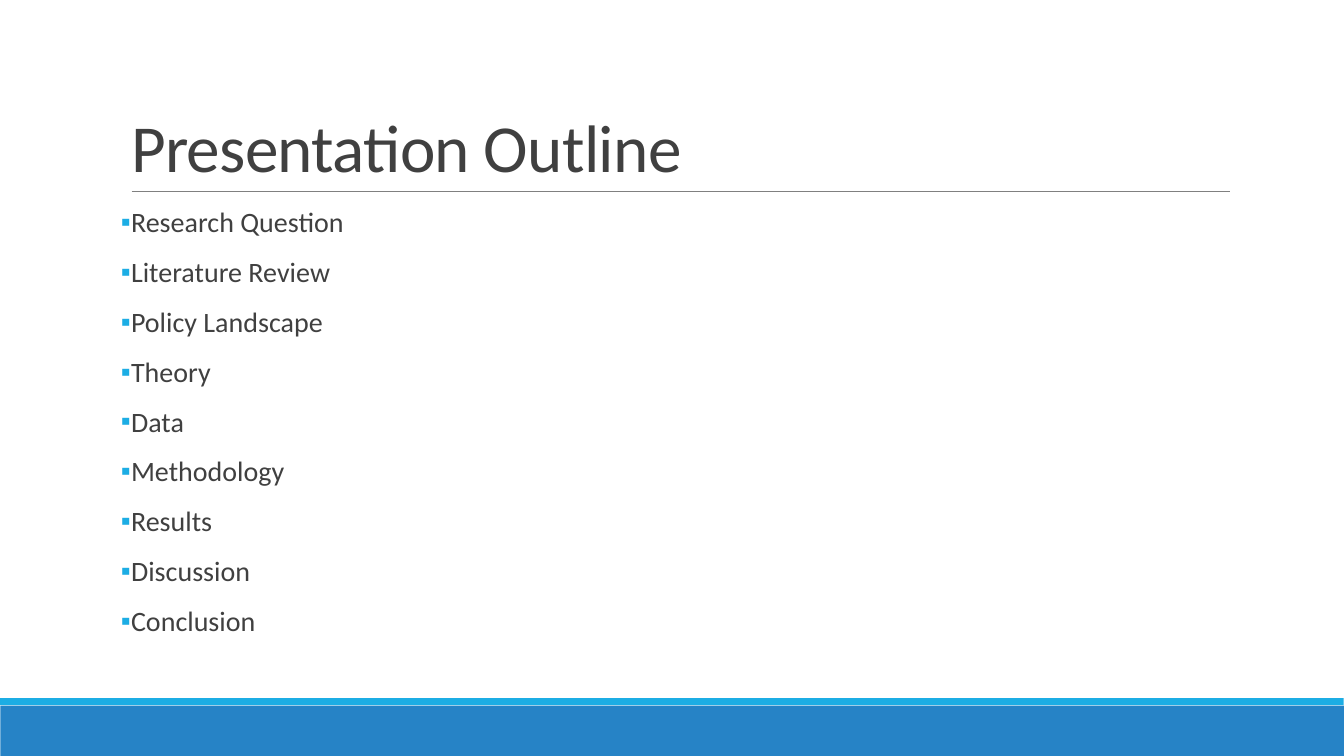
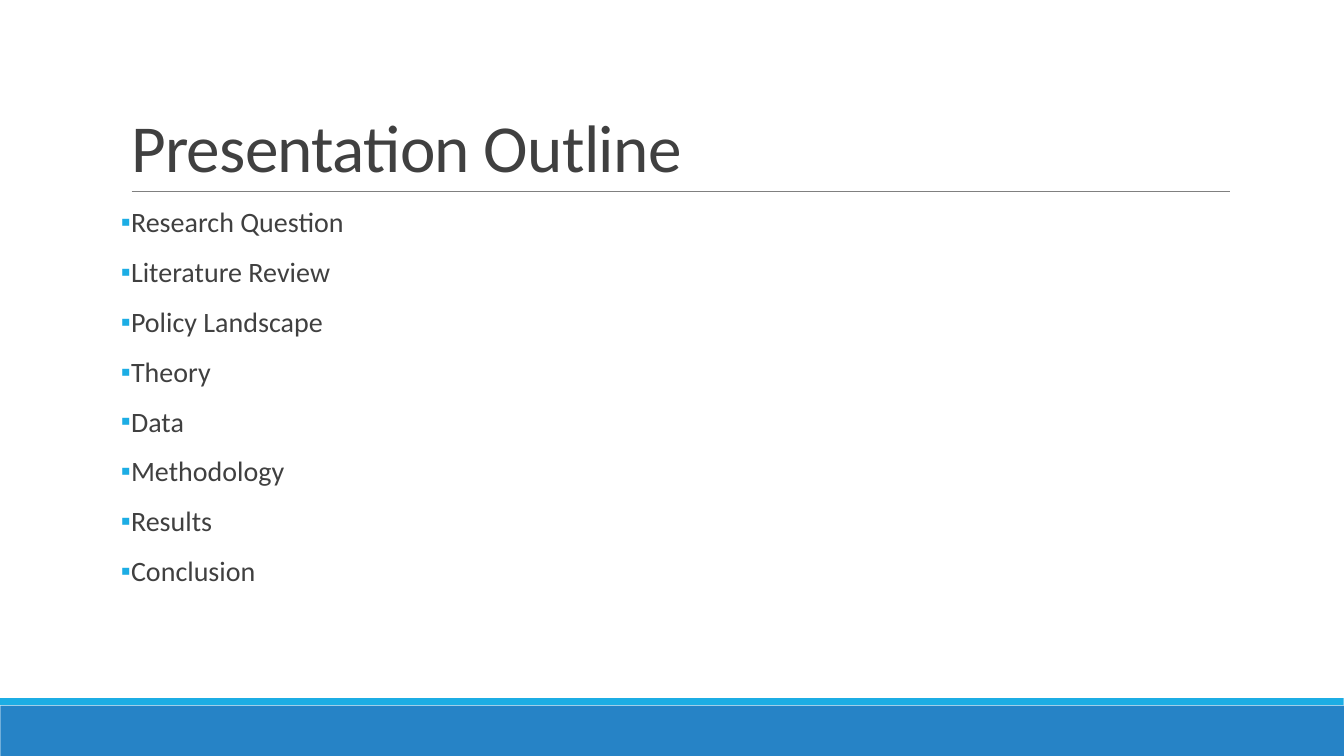
Before and after one commit to alexgoldsmith/Thesis, a slide deck: slide 2 of Thesis.pptx. Drawn at 1344x756 pixels with LibreOffice and Linux fonts; fonts in the diff are those of the drawing. Boxes give left, top, right and bottom in pixels: in the first picture for what was removed or moved away, otherwise in the second. Text is boxed around its words. In the diff, an @@ line names an element or a change of style, - is before the commit and + after.

```diff
--- a/Thesis.pptx
+++ b/Thesis.pptx
@@ text at (131,561,250,581): paragraph removed @@
-▪ Discussion
```
Also in this commit, not shown: 3 other slides changed, 1 slide added.
